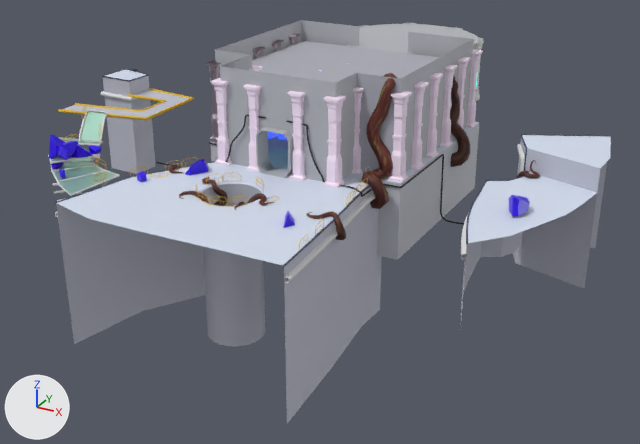
The FBX model Assets/Models/Environment/Tour/Toue_Interieur_present/TourFini.fbx as it was, and as the next commit left it.
Before and after are seen from a camera (50 mm lens) standing at (17.6, -30.5, 38.6) and looking at (-37.2, 69.1, -11.2). The axes (+X, +Y, +Z) are drawn at lower left. The lights are the same throughout. Where no turn or scale is listed for an object, it has been applied to the vertices.

Objects in the first picture: 'BezierCurve.007', 'Cube.005', 'Cube_cell.009_cell.003', 'Cube_cell.009_cell.005', 'Salle1.001', 'Salle1Plafond', 'Sol_005.009', 'Sol_005.010', 'Sol_009', 'Sol_010.001', 'Sol_011', 'Sol_011.001', 'Sol_011.002', 'Sol_011.003', 'Sol_011.004', 'Sol_022'.
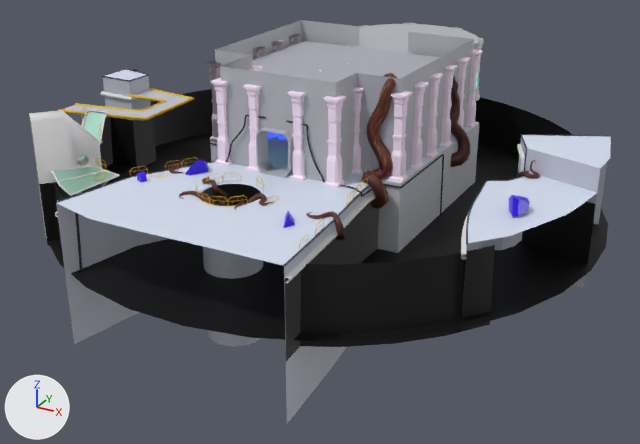
Edits to the scene script, one JSON object a line:
```json
{"op": "remove", "block": "mat_sol4", "code": "n3 = _N.new('ShaderNodeTexImage'); n3.name = 'Image Texture.001'"}
{"op": "remove", "block": "mat_sol4", "code": "n3.image = img_gradient_map_png"}
{"block": "mat_sol4", "where": "n0 = _N.new('ShaderNodeBsdfPrincipled'); n0.name = 'Principled BSDF'"}
{"op": "remove", "block": "mat_sol4", "code": "_L.new(n3.outputs[0], n0.inputs[4])  # 'Color' to 'Alpha'"}
{"op": "add", "block": "me_cube", "code": ["me_cube = bpy.data.meshes.new('Cube')", "me_cube.from_pydata(...)  # 104 vertices, 95 faces; spans x -1.6..5.2, y -1.7..5.7, z -10.7..6.3"]}
{"op": "add", "block": "me_scene_002", "code": ["me_scene_002 = bpy.data.meshes.new('Scene.002')", "me_scene_002.from_pydata(...)  # 8 vertices, 3 faces; spans x 0.05..7.15, y -19.02..-11.26, z -6.0..2.48", "me_scene_002.materials.append(mat_sol4)  # picture img_gradient_map_png"]}
{"op": "remove", "block": "ob_cube_cell_009_cell_003", "code": ["ob_cube_cell_009_cell_003 = bpy.data.objects.new('Cube_cell.009_cell.003', me_cube_cell_009_cell_002)", "ob_cube_cell_009_cell_003.location = (-59.0, 43.5, 0.4)"]}
{"op": "remove", "block": "ob_sol_005_010", "code": ["ob_sol_005_010 = bpy.data.objects.new('Sol_005.010', me_scene_100)", "ob_sol_005_010.location = (-62.0, 46.6, -2.7)"]}
{"op": "remove", "block": "ob_sol_005_009", "code": ["ob_sol_005_009 = bpy.data.objects.new('Sol_005.009', me_sol_005_010)", "ob_sol_005_009.location = (-62.0, 46.6, -2.8)"]}
{"op": "remove", "block": "ob_cube_cell_009_cell_005", "code": ["ob_cube_cell_009_cell_005 = bpy.data.objects.new('Cube_cell.009_cell.005', me_cube_cell_009_cell_003)", "ob_cube_cell_009_cell_005.location = (-59.0, 50.4, -1.4)"]}
{"op": "add", "block": "ob_cube_010", "code": ["ob_cube_010 = bpy.data.objects.new('Cube.010', me_cube)", "ob_cube_010.location = (-63.3, 44.9, 0.8)"]}
{"op": "add", "block": "ob_sol_007_003", "code": ["ob_sol_007_003 = bpy.data.objects.new('Sol_007.003', me_scene_002)", "ob_sol_007_003.location = (-64.9, 62.2, -4.0)"]}
```

Location of each change, (x1, y1, x2, y2) in pixels of the pictures (640 x 444 px):
```json
{"object": "SolTour", "change": "surface changed", "before": [48, 133, 608, 342], "after": [48, 133, 608, 342]}
{"object": "Sol_007.001", "change": "surface changed", "before": [54, 89, 594, 347], "after": [54, 89, 594, 347]}
{"object": "Sol_009.001", "change": "surface changed", "before": [57, 117, 596, 362], "after": [57, 117, 596, 362], "on screen": "grey to black"}
{"object": "Cube.010", "change": "added", "after": [29, 110, 102, 238]}
{"object": "Sol_007.003", "change": "added", "after": [37, 177, 104, 246], "on screen": "black"}
{"object": "Cube_cell.009_cell.005", "change": "deleted", "before": [49, 134, 101, 160], "on screen": "blue"}
{"object": "Sol_011.005", "change": "surface changed", "before": [201, 184, 260, 206], "after": [201, 184, 260, 206], "on screen": "grey to black"}
{"object": "Sol_005.009", "change": "deleted", "before": [49, 153, 100, 164]}
{"object": "Sol_005.010", "change": "deleted", "before": [51, 153, 93, 162]}
{"object": "Cube_cell.009_cell.003", "change": "deleted", "before": [59, 169, 65, 178]}
{"object": "Sol_011.002", "change": "unchanged, covered by the edit", "before": [56, 186, 382, 424], "after": [56, 186, 373, 424]}
{"object": "Sol_011", "change": "unchanged, covered by the edit", "before": [513, 138, 607, 289], "after": [518, 138, 607, 289]}
{"object": "Sol_011.004", "change": "unchanged, covered by the edit", "before": [201, 184, 265, 346], "after": [202, 184, 263, 346]}
{"object": "Sol_009", "change": "unchanged, covered by the edit", "before": [103, 76, 156, 174], "after": [103, 76, 151, 120]}
```
